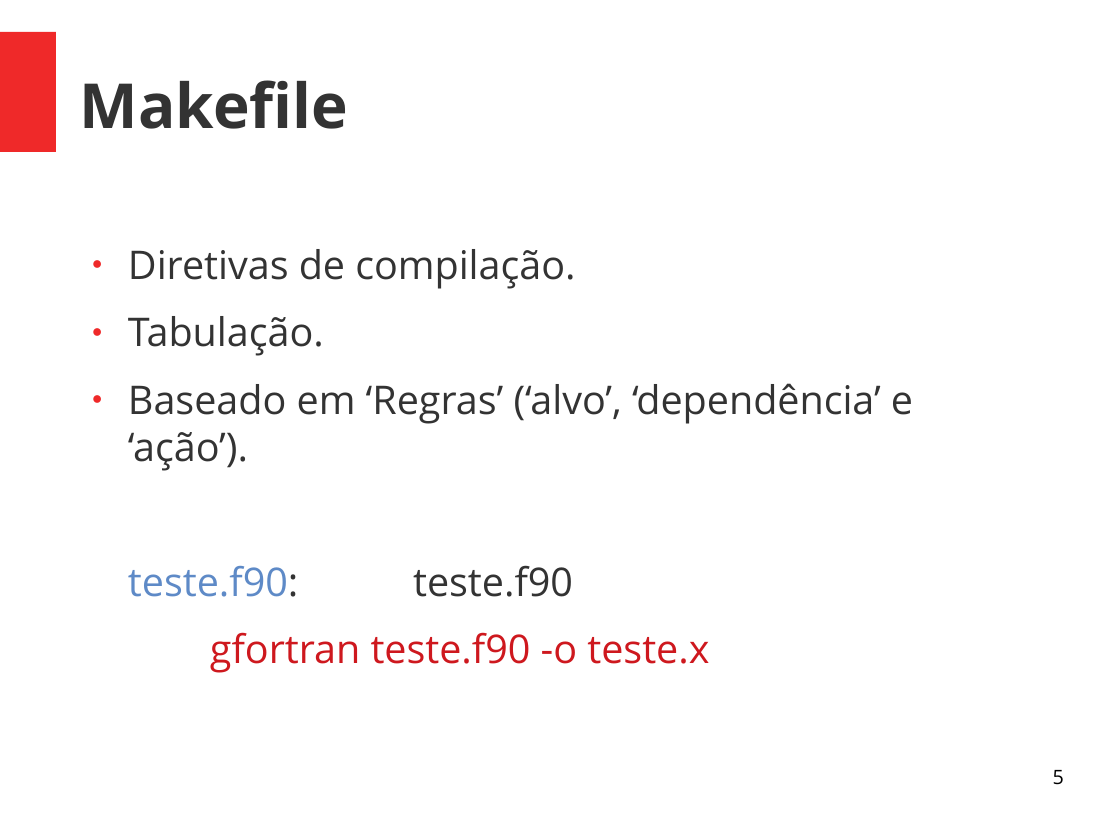
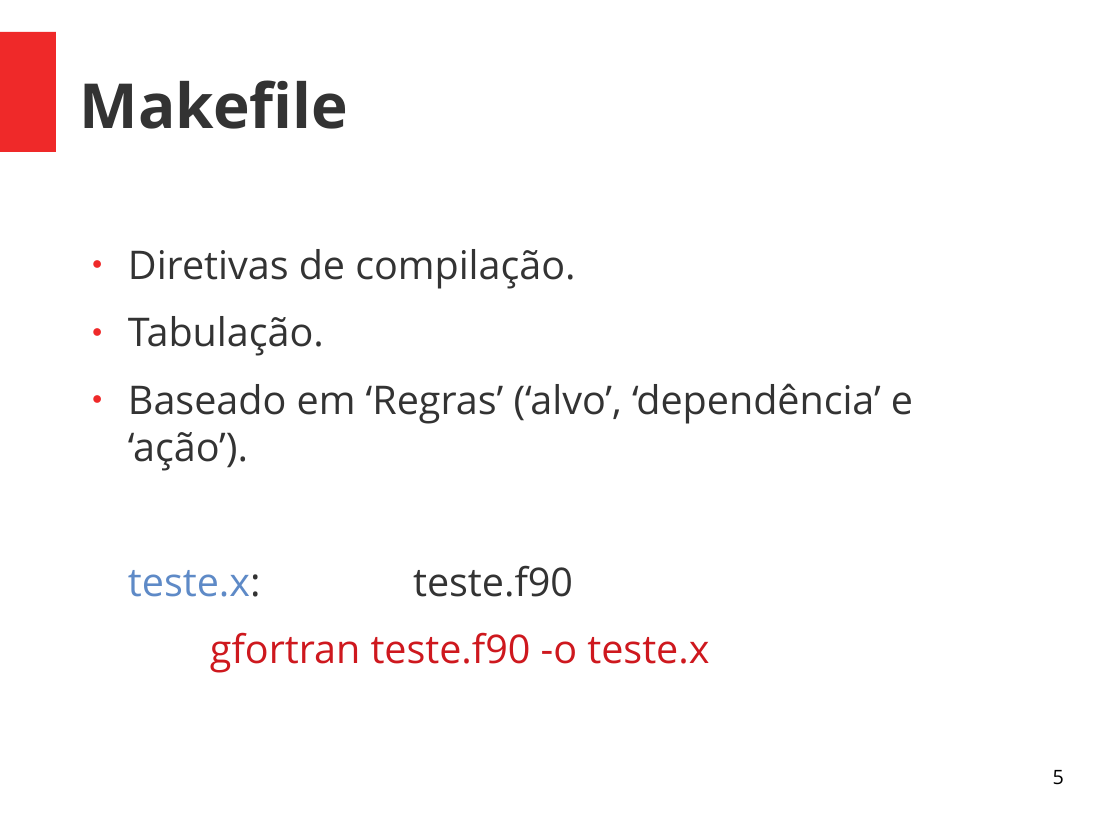
Before and after one commit to Geofisicando/curso-Makefile, a slide deck: slide 5 of slides/Apresentação_curso_Makefile.odp. Drawn at 1120x840 pixels with LibreOffice and Linux fonts; fonts in the diff are those of the drawing. Boxes give left, top, right and bottom in pixels: in the first picture for what was removed or moved away, otherwise in the second. Text is boxed around its words. In the diff, an @@ line names an element or a change of style, - is before the commit and + after.

```diff
--- a/slides/Apresentação_curso_Makefile.odp
+++ b/slides/Apresentação_curso_Makefile.odp
@@ text at <box>128,565,573,597</box>: text changed @@
-teste.f90: teste.f90
+teste.x: teste.f90
```
Also in this commit, not shown: 1 other slide changed.
